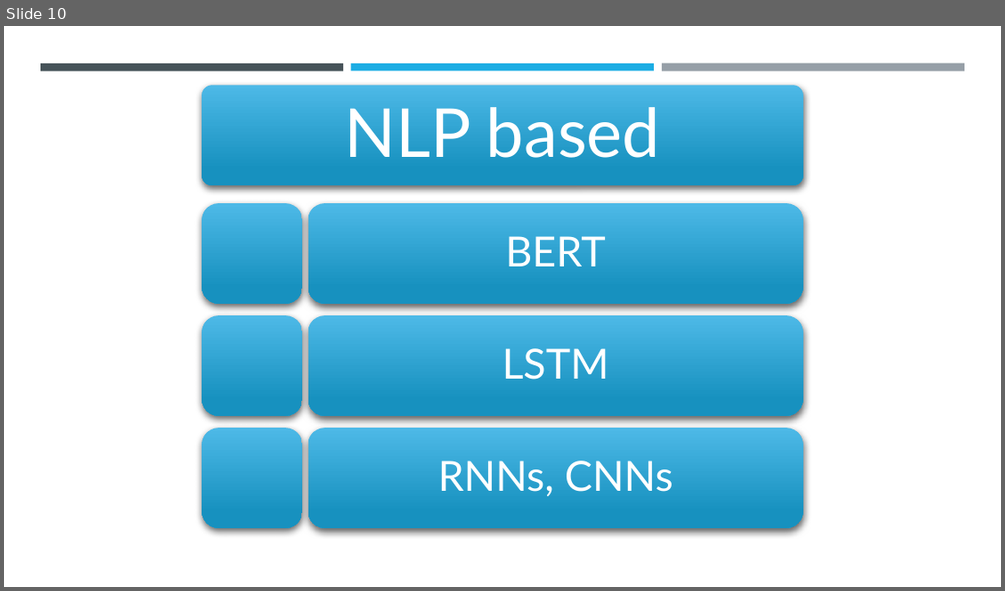
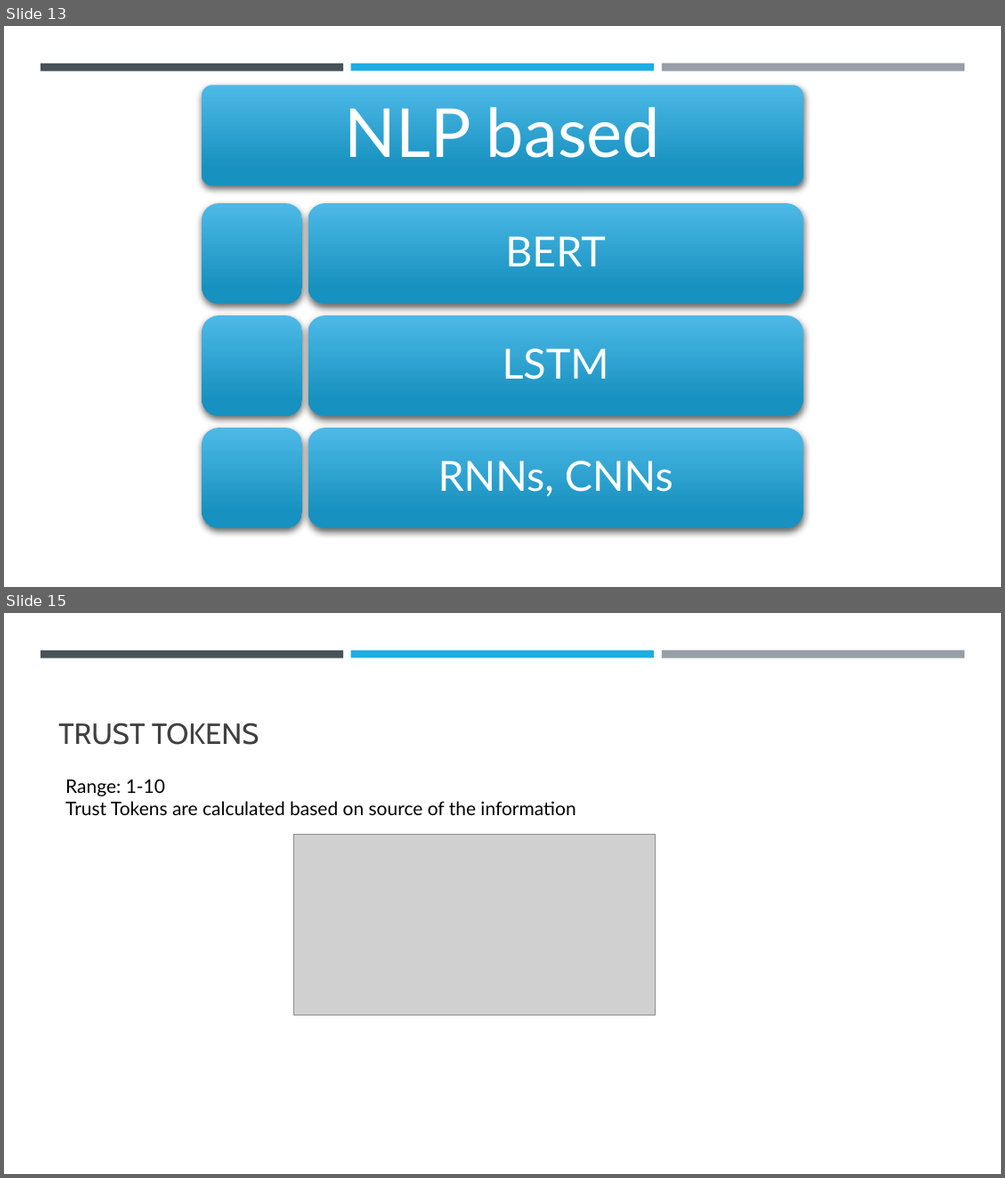
Before and after one commit to nandam2003/daksh_hackthon, a slide deck: NNN.pptx. Shown one above the other, each under a label of ours: slide 10 before the commit, slides 13 and 15 after it; the slides between them are not shown. The pictures are 1005x591 and 1005x1178 pixels, drawn with LibreOffice and Linux fonts; fonts in the diff are those of the drawing; grey boxes stand for pictures. Boxes give left, top, right and bottom in pixels: in the first picture for what was removed or moved away, otherwise in the second. Text is boxed around its words. In the diff, an @@ line names an element or a change of style, - is before the commit and + after.

```diff
--- a/NNN.pptx
+++ b/NNN.pptx
@@ slide 15 added at (4, 613, 1001, 1174), background #FFFFFF; not listed: 3 template elements that a slide beside it also shows @@
@@ title added at (58, 722, 259, 745), 28 pt, text #404040 @@
+TRUST TOKENS
@@ text added at (65, 779, 575, 815), 18 pt, text #000000 @@
+Range: 1-10
+Trust Tokens are calculated based on source of the information
@@ picture added at (293, 835, 655, 1015) @@
@@ what was slide 10 is now slide 13 @@
```
Also in this commit, not shown: 4 other slides added, 2 other files.
